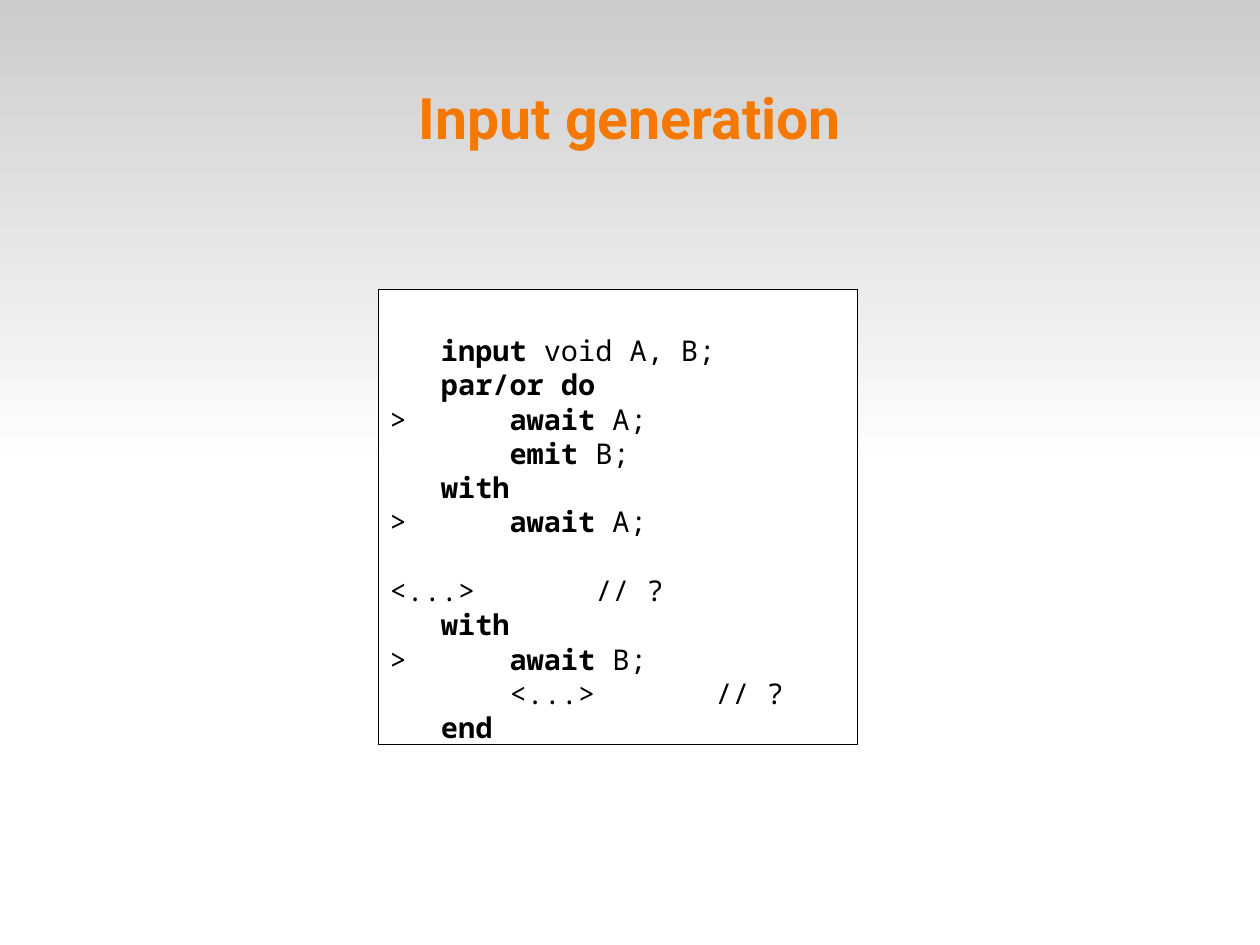
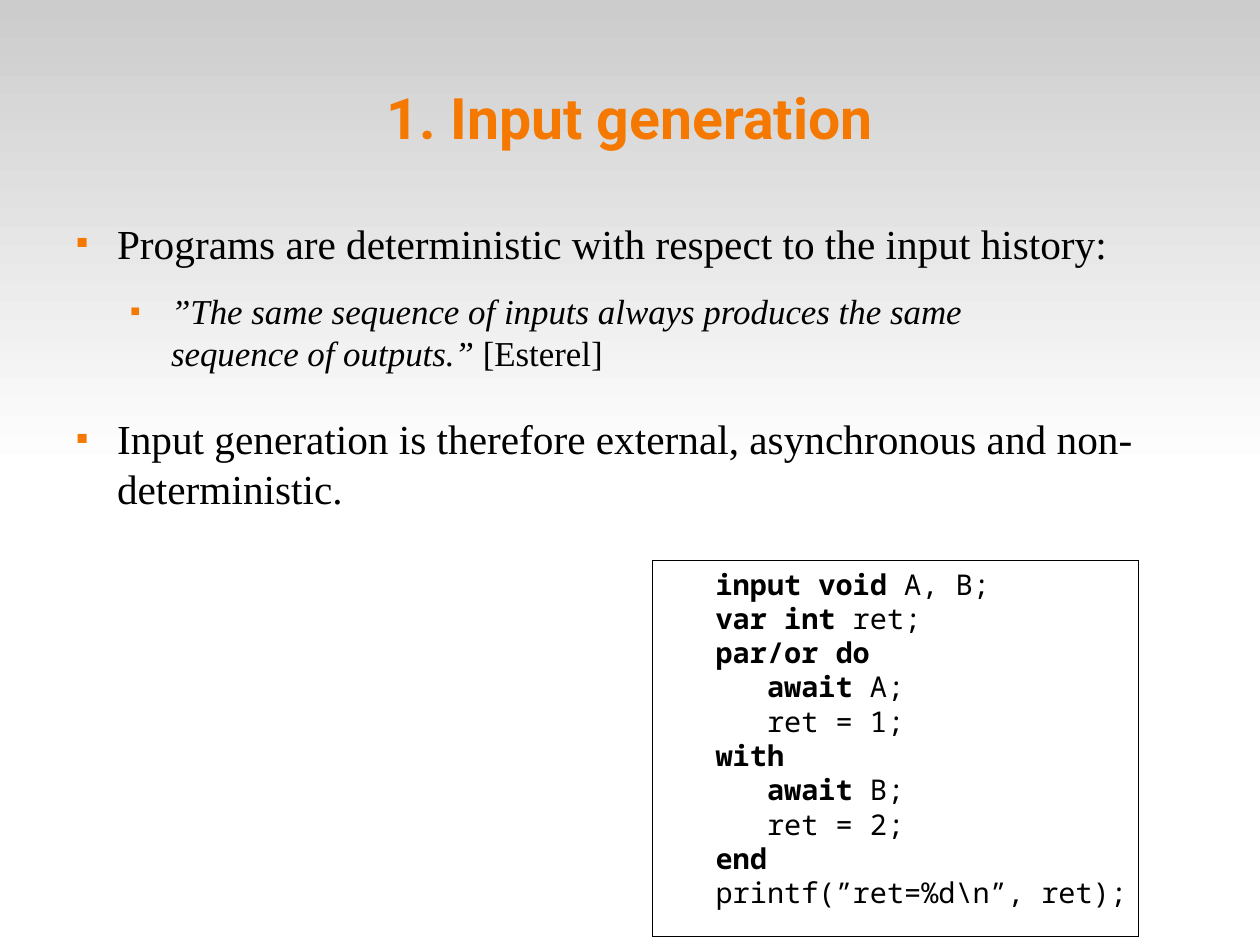
Before and after one commit to fsantanna-no/ceu-docs, a slide deck: slide 4 of ceu_async.odp (slide 5 before the commit). Drawn at 1260x945 pixels with LibreOffice and Linux fonts; fonts in the diff are those of the drawing. Boxes give left, top, right and bottom in pixels: in the first picture for what was removed or moved away, otherwise in the second. Text is boxed around its words. In the diff, an @@ line names an element or a change of style, - is before the commit and + after.

```diff
--- a/ceu_async.odp
+++ b/ceu_async.odp
@@ title at bbox=[387, 97, 873, 151]: text changed @@
-Input generation
+1. Input generation
@@ text added at bbox=[117, 230, 1133, 505], 26 pt, text #000000 @@
+■ Programs are deterministic with respect to the input history:
+  ■ ”The same sequence of inputs always produces the same sequence of outputs.” [Esterel]
+■ Input generation is therefore external, asynchronous and non-deterministic.
@@ rectangle "input void A, B;": place and size @@
-rectangle "input void A, B;" at bbox=[378, 289, 859, 744]
+rectangle "input void A, B;" at bbox=[653, 561, 1139, 938]
@@ text in rectangle at bbox=[716, 573, 990, 602]: bold on in "void" @@
@@ text in rectangle at bbox=[716, 607, 922, 633]: paragraph added @@
+var int ret;
@@ text in rectangle at bbox=[767, 675, 904, 736]: text changed; bold off @@
-> await A;
-emit B;
+await A;
+ret = 1;
@@ text in rectangle at bbox=[767, 778, 904, 839]: text changed @@
-> await A;
-<...> // ?
-with
-> await B;
-<...> // ?
+await B;
+ret = 2;
@@ text in rectangle at bbox=[716, 881, 1127, 910]: paragraph added @@
+printf(”ret=%d\n”, ret);
```
Also in this commit, not shown: 8 other slides changed, 11 slides added, 1 slide removed, 30 other files.
